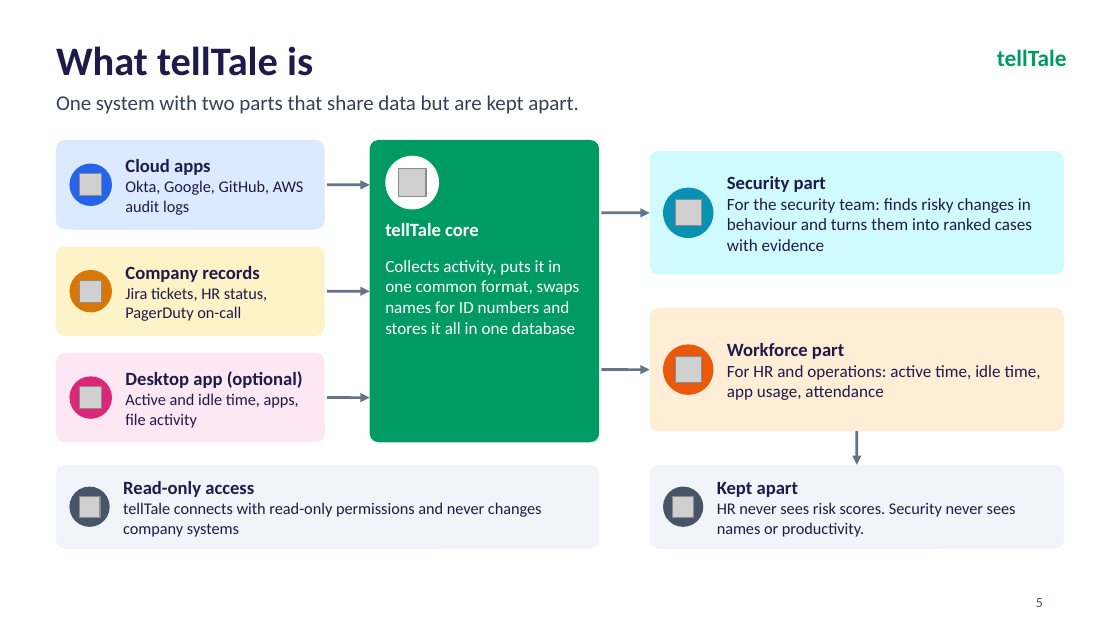
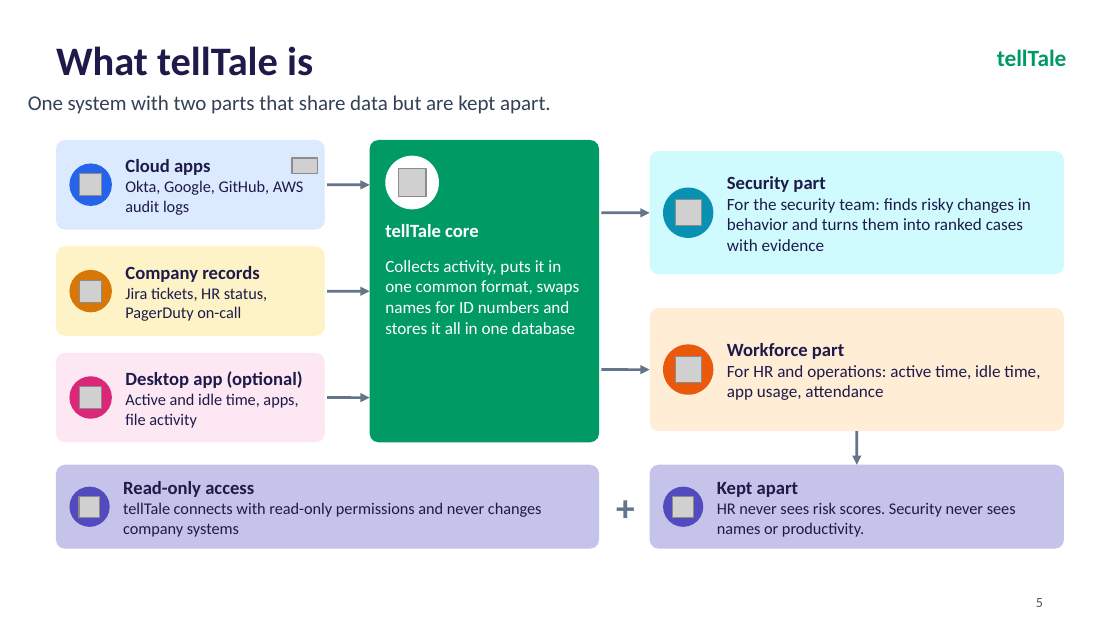
Before and after one commit to aaravgupta0202/telltale, a slide deck: slide 5 of tellTale_CyberForge_Deck.pptx. Drawn at 1120x630 pixels with LibreOffice and Linux fonts; fonts in the diff are those of the drawing; grey boxes stand for pictures; background and template pictures are left out. Boxes give left, top, right and bottom in pixels: in the first picture for what was removed or moved away, otherwise in the second. Text is boxed around its words. In the diff, an @@ line names an element or a change of style, - is before the commit and + after.

```diff
--- a/tellTale_CyberForge_Deck.pptx
+++ b/tellTale_CyberForge_Deck.pptx
@@ text "One system with two parts ..." moved from (x1=56, y1=95, x2=579, y2=114) to (x1=28, y1=95, x2=551, y2=114) @@
@@ text "One system with two parts ..." at (x1=28, y1=95, x2=551, y2=114): indent changed @@
@@ picture added at (x1=292, y1=158, x2=318, y2=174) @@
@@ text at (x1=727, y1=198, x2=1031, y2=251): text changed @@
-For the security team: finds risky changes in behaviour and turns them into ranked cases with evidence
+For the security team: finds risky changes in behavior and turns them into ranked cases with evidence
@@ arrow (857, 431) - (857, 465): stroke #64748B 1.75 pt to #64748B 1.76 pt @@
@@ rounded rectangle at (x1=56, y1=465, x2=599, y2=549): fill #F1F5F9 to #C5C3E9 @@
@@ rounded rectangle at (x1=650, y1=465, x2=1064, y2=549): fill #F1F5F9 to #C5C3E9 @@
@@ ellipse at (x1=69, y1=486, x2=110, y2=526): fill #475569 to #524BBE @@
@@ text added at (x1=616, y1=495, x2=634, y2=519), 24 pt, text #64748B, bold @@
++
@@ ellipse at (x1=663, y1=486, x2=703, y2=526): fill #475569 to #524BBE @@
```
Also in this commit, not shown: 16 other slides changed, 1 other file.
